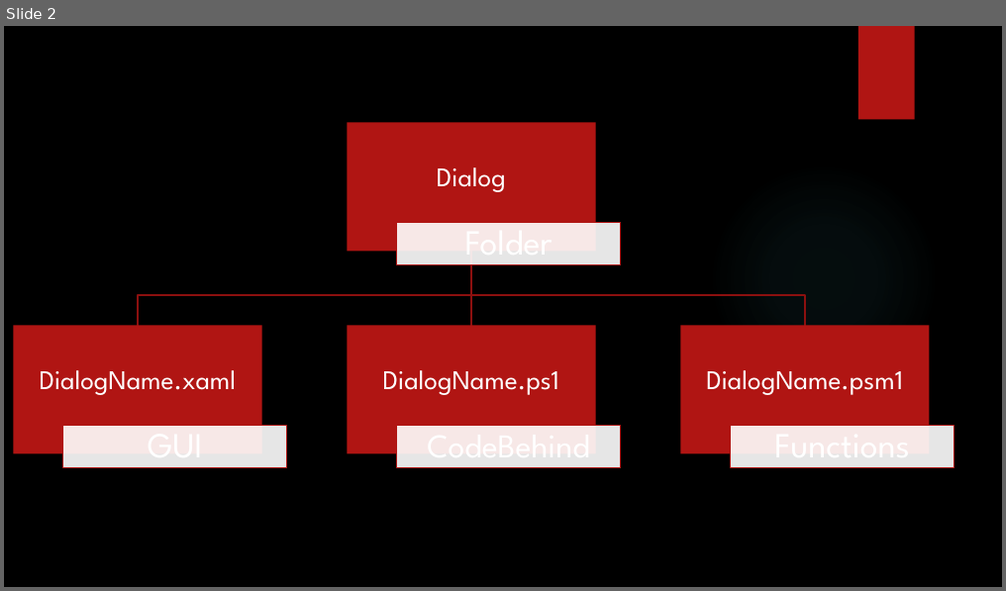
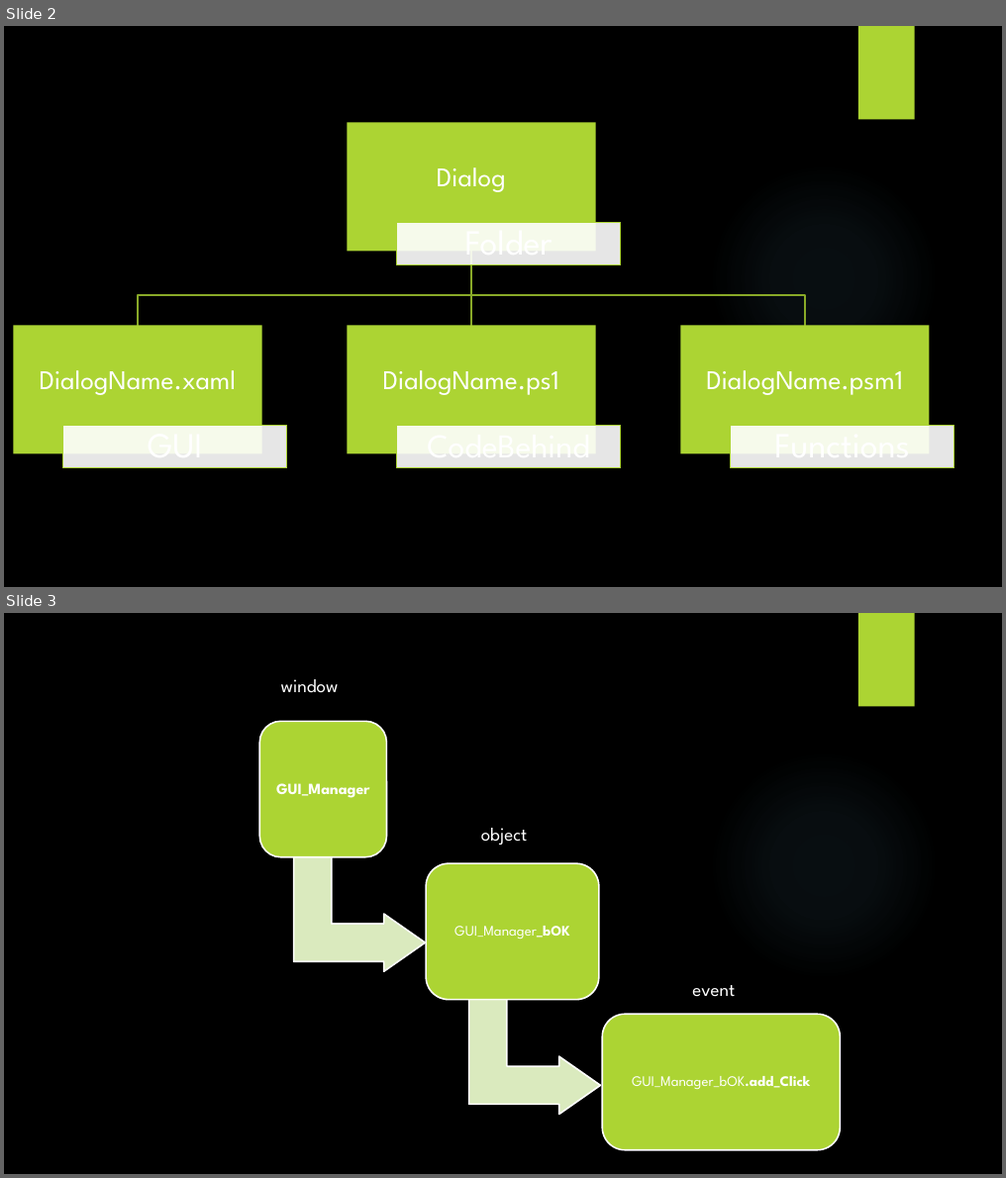
Before and after one commit to ddneves/PSGUI, a slide deck: _src/Presentation/Blog.pptx. Shown one above the other, each under a label of ours: slide 2 before the commit, slides 2 and 3 after it. The pictures are 1006x591 and 1006x1178 pixels, drawn with LibreOffice and Linux fonts; fonts in the diff are those of the drawing; background and template pictures are left out. Boxes give left, top, right and bottom in pixels: in the first picture for what was removed or moved away, otherwise in the second. Text is boxed around its words. In the diff, an @@ line names an element or a change of style, - is before the commit and + after.

```diff
--- a/_src/Presentation/Blog.pptx
+++ b/_src/Presentation/Blog.pptx
@@ slide 3 added at bbox=[4, 613, 1002, 1174], background picture (left out); not listed: 2 template elements that a slide beside it also shows @@
@@ text added at bbox=[281, 679, 339, 693], 18 pt, text #FFFFFF @@
+window
@@ text added at bbox=[481, 828, 528, 845], 18 pt, text #FFFFFF @@
+object
@@ text added at bbox=[692, 985, 735, 997], 18 pt, text #FFFFFF @@
+event
@@ group added at bbox=[260, 722, 841, 1151]: 3 rounded rectangles, 3 texts, 2 bent up arrows @@
+GUI_Manager
+GUI_Manager_bOK
+GUI_Manager_bOK.add_Click
@@ slide 2 changed as well @@
@@ ellipse at bbox=[709, 163, 939, 393]: fill gradient #50B9C1 to gradient #7AC4F0 @@
@@ outline #8D110F 1.5 pt to #8AAA29 1.5 pt in 3 elements at bbox=[471, 252, 805, 325], bbox=[467, 252, 475, 325], bbox=[138, 252, 472, 325] @@
@@ fill #B01513 to #ACD433 in 5 elements at bbox=[858, 26, 915, 120], bbox=[347, 123, 595, 252], bbox=[14, 325, 262, 455], bbox=[347, 325, 595, 455], bbox=[681, 325, 930, 455] @@
@@ outline #B01513 0.75 pt to #ACD433 0.75 pt in 4 elements at bbox=[397, 222, 621, 265], bbox=[63, 426, 287, 469], bbox=[397, 426, 621, 469], bbox=[731, 426, 954, 469] @@
```
Also in this commit, not shown: 1 other slide changed, 1 other slide added, 9 other files.
